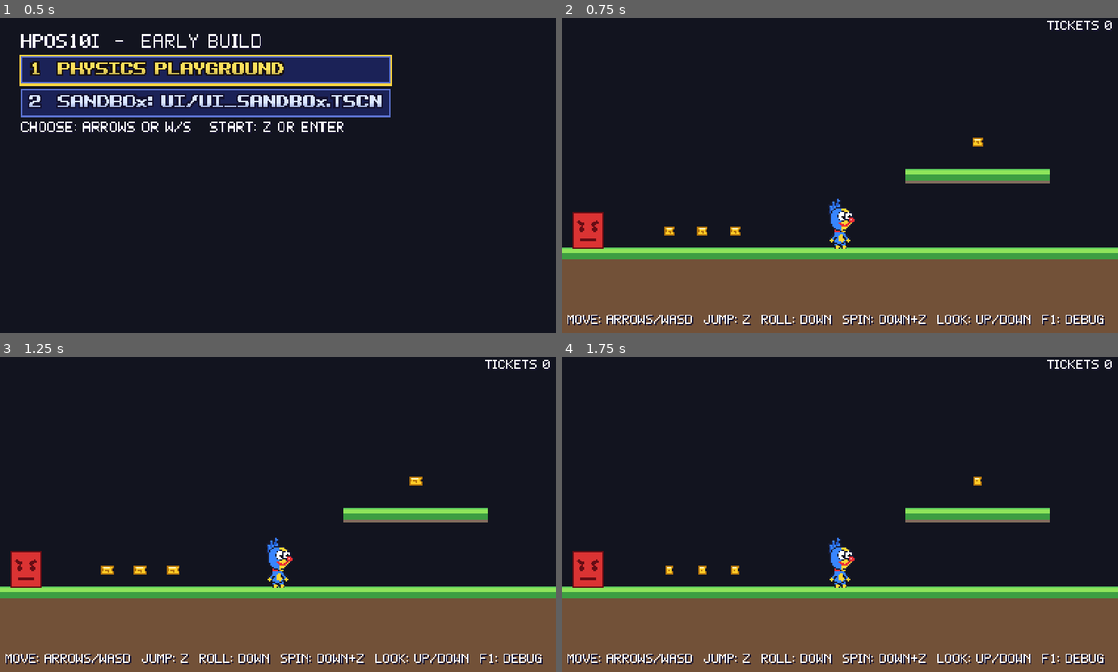
Above: before the commit, frames 1-4 (two rows, left to right).
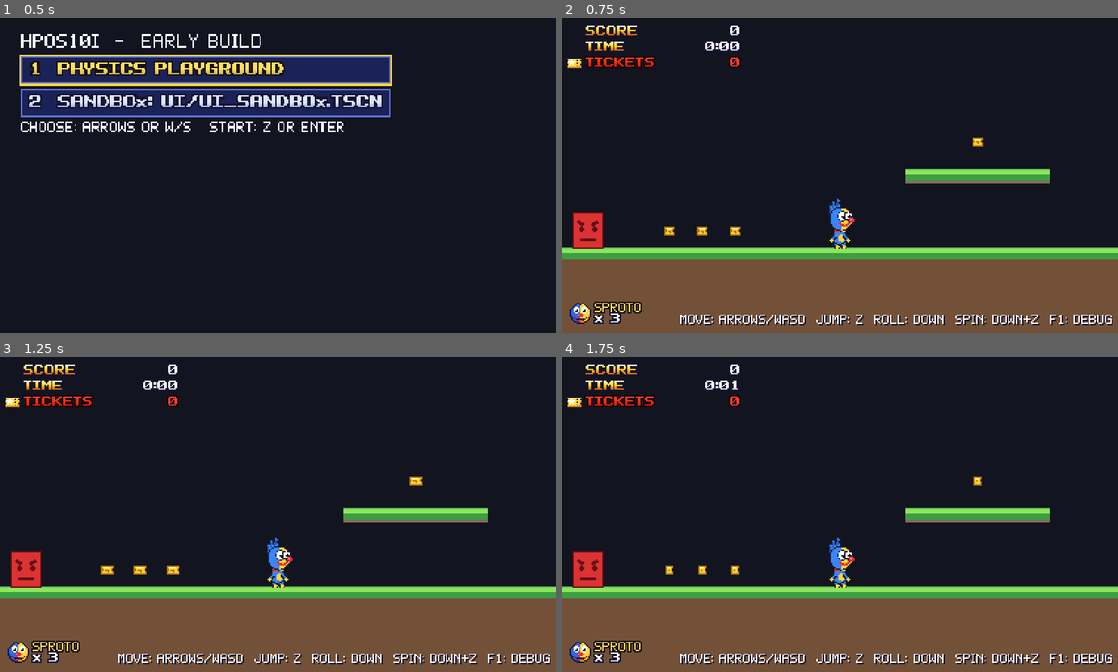
Above: after the commit, the same moments.

Repository: crrreatorrr/HPOS10I
Game: Godot game, scene res://core/main.tscn
The game is run twice, just before and just after one commit, with the same random seed, the same clock (stepped at 60 frames per second) and the same inputs.
Inputs (mouse positions are in pixels of both pictures, inside the frame that each line leads up to):
- Up to frame 1 (0.5 s): no input
- Up to frame 2 (0.75 s): click "1 Physics Playground" at 0.5 s
- Up to frame 3 (1.25 s): no input
- Up to frame 4 (1.75 s): tap Enter (pause) at 1.25 s; move the mouse to (962, 498) at 1.27 s; hold Right (move_right) from 1.28 s (still down); hold Z (jump) from 1.28 s (still down); click (962, 498) at 1.42 s

Frame 1 is identical in both runs. In frame 2, 3.0% of the frame differs, in the area x 1-99%, y 0-98%; in frame 3, 3.0%; in frame 4, 3.0%.

Commit message:
Playground: real HUD, touch hint, F1 panel top-right (UI-01, UI-02)
The playground now shows the game HUD (as LevelRoot does) instead of its own
tickets counter, so nothing sits under the touch Pause button. The control
hint follows Display.touch_mode_changed: a touch hint centred between the pad
and JUMP in touch mode, the keyboard hint right of the lives box otherwise
(dropping optional parts if long key names would not fit). The F1 panel moves
to the top-right, clear of the HUD counters.

Co-Authored-By: Claude Opus 5.5 <noreply@anthropic.com>

Diff:
--- a/player/debug_overlay.gd
+++ b/player/debug_overlay.gd
@@ -23,8 +23,11 @@
 	_layer = CanvasLayer.new()
 	_layer.layer = 100
 	add_child(_layer)
+	# Top-right: the HUD uses the top-left (and the touch pause button, top
+	# right, is hidden once a key such as F1 is pressed).
 	var panel := PanelContainer.new()
-	panel.position = Vector2(2, 2)
+	panel.set_anchors_and_offsets_preset(Control.PRESET_TOP_RIGHT, Control.PRESET_MODE_MINSIZE, 2)
+	panel.grow_horizontal = Control.GROW_DIRECTION_BEGIN
 	var style := StyleBoxFlat.new()
 	style.bg_color = Color(0, 0, 0, 0.55)
 	style.set_content_margin_all(3)
--- a/playground/physics_playground.gd
+++ b/playground/physics_playground.gd
@@ -10,6 +10,18 @@
 
 ## After `died` (about 1 s after kill), wait about 1 s more: about 2 s in all.
 const RESPAWN_FRAMES := 60
+const HUD_SCENE := "res://ui/hud/hud.tscn"
+const TOUCH_HINT := "Pad: move  JUMP: jump  Down+JUMP: spin"
+## The touch hint stays clear of the pad and JUMP button (px from each side).
+const TOUCH_HINT_LEFT := 110.0
+## The keyboard hint starts right of the HUD's lives box and is right-aligned.
+const KEY_HINT_LEFT := 74.0
+const HINT_MARGIN := 4.0
+const HINT_FONT_SIZE := 8
+const ROLL_HINT := "Roll: Down"
+const LOOK_HINT := "Look: Up/Down"
+## Dropped in this order while the keyboard hint is too wide for its space.
+const OPTIONAL_HINTS: Array[String] = [LOOK_HINT, ROLL_HINT]
 ## Terrain materials: assets/terrain/<ART_ZONE>/ (flat colours until they exist).
 const ART_ZONE := "z1_retro_rush_hills"
 ## The camera never shows outside this area.
@@ -42,26 +54,44 @@
 	player.died.connect(func() -> void: _respawn_in = RESPAWN_FRAMES)
 	var layer := CanvasLayer.new()
 	add_child(layer)
+	# The real HUD, as LevelRoot adds it; a plain counter if it doesn't exist.
+	if ResourceLoader.exists(HUD_SCENE):
+		add_child(load(HUD_SCENE).instantiate())
+	else:
+		_tickets = _hud_label()
+		_tickets.position = Vector2(4, 2)
+		layer.add_child(_tickets)
 	_hint = _hud_label()
-	_hint.text = _hint_text()
-	_hint.position = Vector2(4, 226)
 	layer.add_child(_hint)
-	# Top-right: the F1 debug panel uses the top-left corner.
-	_tickets = _hud_label()
-	_tickets.horizontal_alignment = HORIZONTAL_ALIGNMENT_RIGHT
-	_tickets.position = Vector2(get_viewport_rect().size.x - 84.0, 2)
-	_tickets.size = Vector2(80, 12)
-	layer.add_child(_tickets)
+	_refresh_hint()
+	Display.touch_mode_changed.connect(_on_touch_mode_changed)
 
 
-## Control hints with the keys printed on the player's own keyboard (keys are
-## bound by physical position, so WASD shows as ZQSD on AZERTY).
+## Control hints: the touch controls in touch mode, otherwise the keys printed
+## on the player's own keyboard (keys are bound by physical position, so WASD
+## shows as ZQSD on AZERTY).
 func _hint_text() -> String:
+	if Display.is_touch:
+		return TOUCH_HINT
 	var move := "".join([InputLabels.for_physical(KEY_W), InputLabels.for_physical(KEY_A),
 			InputLabels.for_physical(KEY_S), InputLabels.for_physical(KEY_D)])
 	var jump := InputLabels.for_action(&"jump", 1)
-	return "Move: arrows/%s  Jump: %s  Roll: Down  Spin: Down+%s  Look: Up/Down  %s: debug" % [
-			move, jump, jump, InputLabels.for_action(&"debug_overlay", 1)]
+	var parts := PackedStringArray(["Move: arrows/" + move, "Jump: " + jump, ROLL_HINT,
+			"Spin: Down+" + jump, LOOK_HINT, InputLabels.for_action(&"debug_overlay", 1) + ": debug"])
+	for optional in OPTIONAL_HINTS:
+		if _hint_width("  ".join(parts)) <= _key_hint_space():
+			break
+		parts.remove_at(parts.find(optional))
+	return "  ".join(parts)
+
+
+func _hint_width(text: String) -> float:
+	var font := _hint.get_theme_font(&"font")
+	return font.get_string_size(text, HORIZONTAL_ALIGNMENT_LEFT, -1, HINT_FONT_SIZE).x
+
+
+func _key_hint_space() -> float:
+	return get_viewport_rect().size.x - KEY_HINT_LEFT - HINT_MARGIN
 
 
 ## On the web, labels are learned from key presses (Display calls
@@ -71,15 +101,30 @@
 		_refresh_hint.call_deferred()
 
 
+func _on_touch_mode_changed(_touch: bool) -> void:
+	_refresh_hint()
+
+
 func _refresh_hint() -> void:
 	var text := _hint_text()
-	if text != _hint.text:
-		_hint.text = text
+	if text == _hint.text:
+		return
+	_hint.text = text
+	if Display.is_touch:
+		# Centred between the touch pad (left) and the JUMP button (right).
+		_hint.horizontal_alignment = HORIZONTAL_ALIGNMENT_CENTER
+		_hint.position = Vector2(TOUCH_HINT_LEFT, 226)
+		_hint.size = Vector2(get_viewport_rect().size.x - 2.0 * TOUCH_HINT_LEFT, 12)
+	else:
+		# Right of the HUD's lives box (bottom-left).
+		_hint.horizontal_alignment = HORIZONTAL_ALIGNMENT_RIGHT
+		_hint.position = Vector2(KEY_HINT_LEFT, 226)
+		_hint.size = Vector2(_key_hint_space(), 12)
 
 
 func _hud_label() -> Label:
 	var label := Label.new()
-	label.add_theme_font_size_override(&"font_size", 8)
+	label.add_theme_font_size_override(&"font_size", HINT_FONT_SIZE)
 	label.add_theme_color_override(&"font_outline_color", Color.BLACK)
 	label.add_theme_constant_override(&"outline_size", 3)
 	return label
@@ -87,7 +132,8 @@
 
 func _physics_process(_delta: float) -> void:
 	_frame += 1
-	_tickets.text = "Tickets %d" % GameState.tickets
+	if _tickets != null:
+		_tickets.text = "Tickets %d" % GameState.tickets
 	if _respawn_in > 0:
 		_respawn_in -= 1
 		if _respawn_in == 0:
--- /dev/null
+++ b/tests/physics/test_playground_ui.gd
@@ -0,0 +1,113 @@
+extends TestCase
+## The playground's screen layout (QA UI-01/UI-02): it uses the real HUD, the
+## control hint follows the input mode, and the hint, the HUD, the F1 panel and
+## the touch controls never cover each other.
+
+const PLAYGROUND := "res://playground/physics_playground.tscn"
+const HUD_SCENE := "res://ui/hud/hud.tscn"
+const TOUCH_SCRIPT := "res://ui/touch_controls/touch_controls.gd"
+
+
+func after_each() -> void:
+	_set_touch(false)
+
+
+func _skip() -> bool:
+	if ResourceLoader.exists(HUD_SCENE) and ResourceLoader.exists(TOUCH_SCRIPT) \
+			and tree.root.has_node("Display"):
+		return false
+	print("  SKIP physics/test_playground_ui.gd: no HUD / touch controls / Display yet")
+	return true
+
+
+func _set_touch(on: bool) -> void:
+	var display := tree.root.get_node_or_null("Display")
+	if display != null:
+		display.call(&"_set_touch_mode", on)
+
+
+func _open() -> Node:
+	var scene := add_scene(PLAYGROUND)
+	await physics_frames(2)
+	return scene
+
+
+func _hud(scene: Node) -> CanvasLayer:
+	for child in scene.get_children():
+		if child is GameHud:
+			return child
+	return null
+
+
+## Union of the visible controls under `node` (the HUD's counters block).
+func _visible_rect(node: Node) -> Rect2:
+	var rect := Rect2()
+	for child in node.find_children("*", "Control", true, false):
+		var control := child as Control
+		if control.is_visible_in_tree() and control.size != Vector2.ZERO:
+			rect = control.get_global_rect() if rect.size == Vector2.ZERO else rect.merge(control.get_global_rect())
+	return rect
+
+
+func _screen(scene: Node) -> Rect2:
+	return (scene as Node2D).get_viewport_rect()
+
+
+func test_the_real_hud_replaces_the_own_counter() -> void:
+	if _skip():
+		return
+	var scene := await _open()
+	assert_true(_hud(scene) != null, "the playground shows the game HUD")
+	assert_true(scene.get(&"_tickets") == null, "no second tickets counter")
+
+
+func test_keyboard_hint_sits_right_of_the_lives_box() -> void:
+	if _skip():
+		return
+	var scene := await _open()
+	var hint: Label = scene.get(&"_hint")
+	var lives: Control = _hud(scene).get_node("%Lives")
+	assert_true(hint.text.contains("Jump: "), "keyboard keys shown: %s" % hint.text)
+	assert_true(not hint.get_global_rect().intersects(lives.get_global_rect()),
+			"hint %s clear of the lives box %s" % [hint.get_global_rect(), lives.get_global_rect()])
+	assert_true(_screen(scene).encloses(hint.get_global_rect()), "hint on screen: %s" % hint.get_global_rect())
+
+
+func test_touch_hint_follows_the_input_mode_and_clears_the_controls() -> void:
+	if _skip():
+		return
+	var touch: GDScript = load(TOUCH_SCRIPT)
+	var scene := await _open()
+	var hint: Label = scene.get(&"_hint")
+	var keys := hint.text
+	_set_touch(true)
+	await physics_frames(1)
+	assert_eq(hint.text, scene.get(&"TOUCH_HINT"), "touch hint in touch mode")
+	var screen := _screen(scene)
+	var pad_zone := Rect2(0, touch.get(&"PAD_ZONE_TOP"), touch.get(&"PAD_ZONE_RIGHT"), screen.size.y)
+	var jump_left: float = touch.get(&"JUMP_ZONE_LEFT")
+	var jump_zone := Rect2(jump_left, touch.get(&"JUMP_ZONE_TOP"), screen.size.x - jump_left, screen.size.y)
+	var rect := hint.get_global_rect()
+	assert_true(not rect.intersects(pad_zone) and not rect.intersects(jump_zone),
+			"touch hint %s clear of the pad and JUMP zones" % rect)
+	assert_true(not rect.intersects(_hud(scene).get_node("%Lives").get_global_rect()), "clear of the lives box")
+	assert_true(screen.encloses(rect), "touch hint on screen: %s" % rect)
+	_set_touch(false)
+	await physics_frames(1)
+	assert_eq(hint.text, keys, "keyboard hint again after a key press")
+
+
+func test_f1_panel_stays_clear_of_the_hud() -> void:
+	if _skip():
+		return
+	var scene := await _open()
+	var overlay: Node = scene.get(&"player").get_node("DebugOverlay")
+	overlay.call(&"set_overlay_visible", true)
+	await physics_frames(2)
+	var panel := overlay.find_children("*", "PanelContainer", true, false)[0] as PanelContainer
+	var counters := _visible_rect(_hud(scene).get_node("Root/Counters"))
+	var rect := panel.get_global_rect()
+	overlay.call(&"set_overlay_visible", false)
+	assert_true(counters.size != Vector2.ZERO, "HUD counters found")
+	assert_true(not rect.intersects(counters), "F1 panel %s clear of the HUD counters %s" % [rect, counters])
+	assert_true(_screen(scene).encloses(rect), "F1 panel on screen: %s" % rect)
Not shown, added: tests/physics/test_playground_ui.gd.uid
